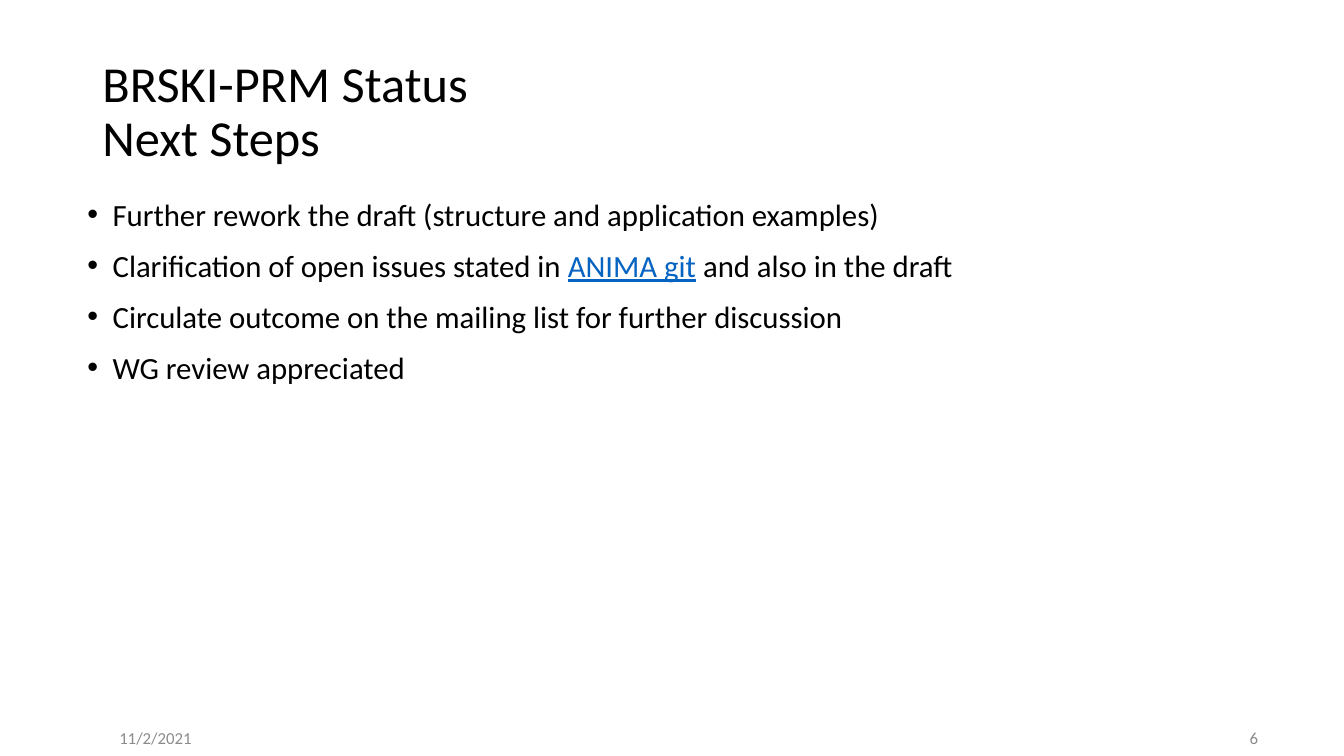
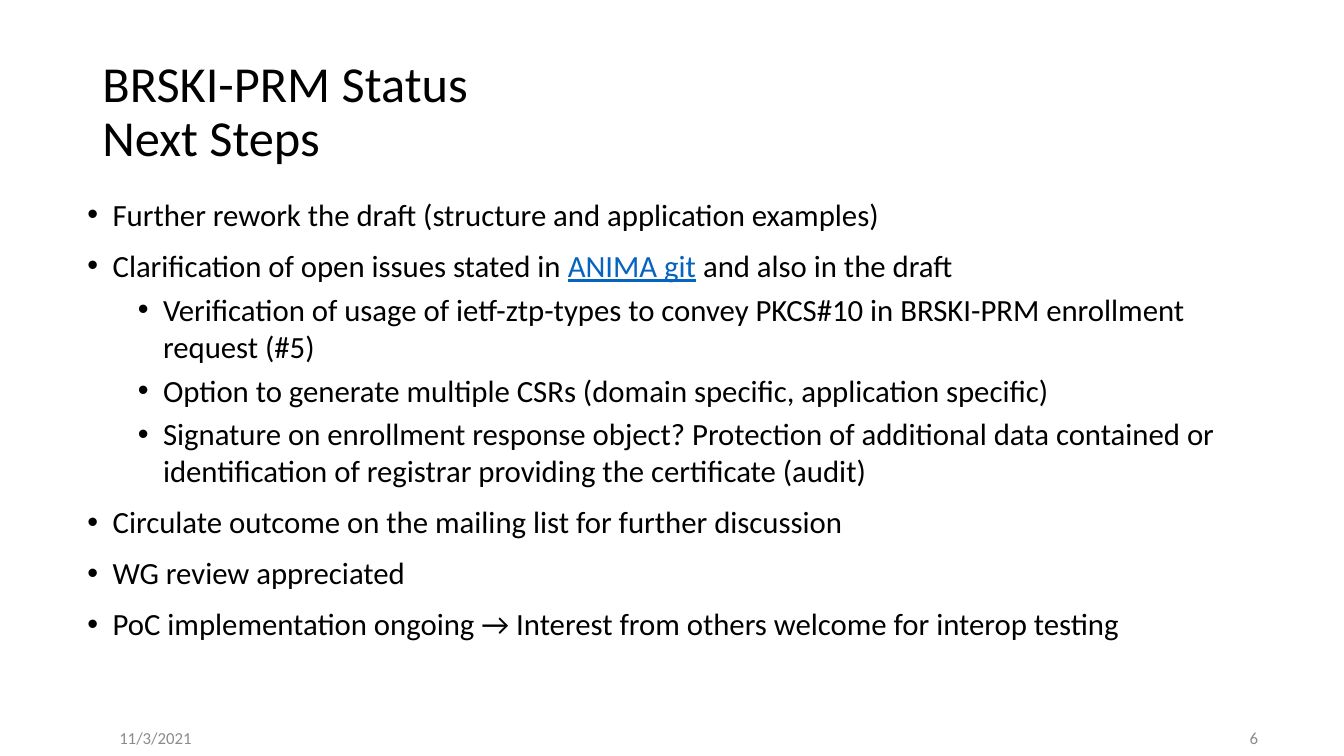
Before and after one commit to anima-wg/anima-brski-ae, a slide deck: slide 6 of presentations/slides-112-BRSKI-AE_BRSKI-PRM.pptx. Drawn at 1344x756 pixels with LibreOffice and Linux fonts; fonts in the diff are those of the drawing. Boxes give left, top, right and bottom in pixels: in the first picture for what was removed or moved away, otherwise in the second. Text is boxed around its words. In the diff, an @@ line names an element or a change of style, - is before the commit and + after.

Commit message:
- reduced text in some of the slides - updated call flows

```diff
--- a/presentations/slides-112-BRSKI-AE_BRSKI-PRM.pptx
+++ b/presentations/slides-112-BRSKI-AE_BRSKI-PRM.pptx
@@ text at box(163, 299, 1214, 488): paragraphs added @@
+  • Verification of usage of ietf-ztp-types to convey PKCS#10 in BRSKI-PRM enrollment request (#5)
+  • Option to generate multiple CSRs (domain specific, application specific)
+  • Signature on enrollment response object? Protection of additional data contained or identification of registrar providing the certificate (audit)
@@ text at box(113, 613, 1119, 641): paragraph added @@
+• PoC implementation ongoing → Interest from others welcome for interop testing
@@ text at box(119, 732, 191, 745): text changed @@
-11/2/2021
+11/3/2021
```
Also in this commit, not shown: 6 other slides changed.
